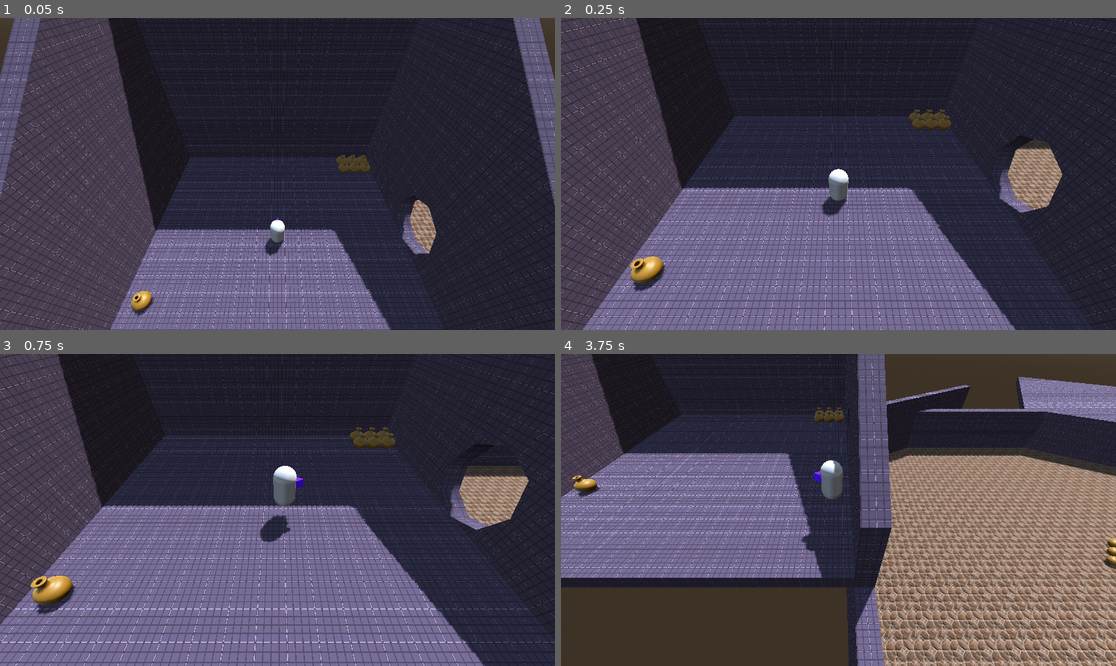
Above: before the commit, frames 1-4 (two rows, left to right).
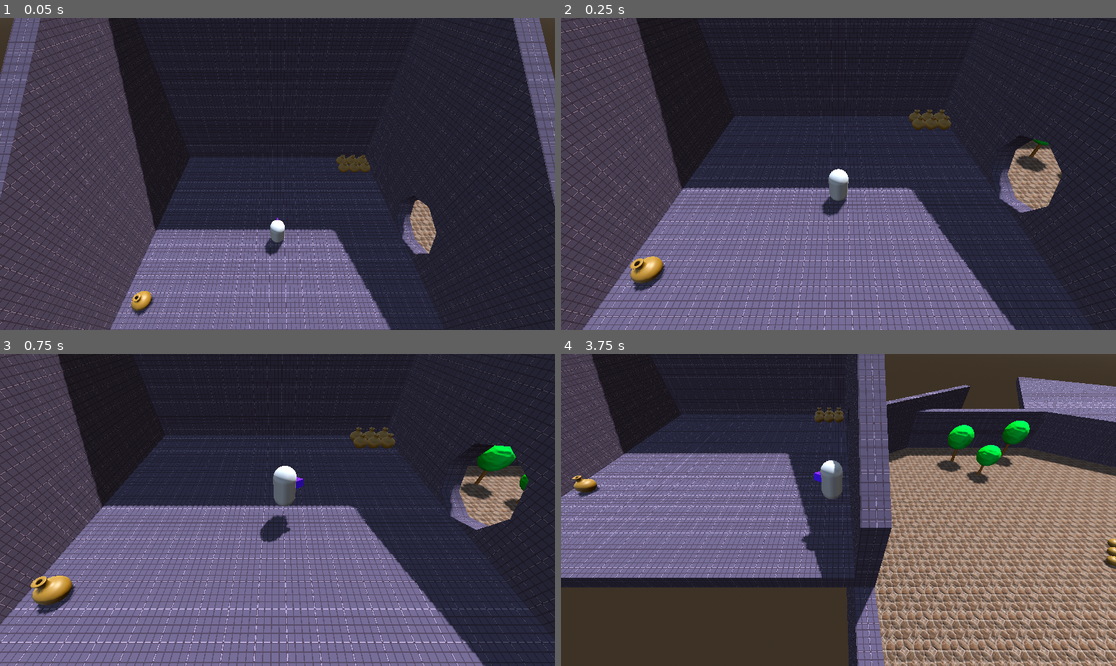
Above: after the commit, the same moments.

Repository: LipskiDev/GodotWildJam86
Game: Godot game, scene res://level/test_level_ferdi.tscn
The game is run twice, just before and just after one commit, with the same random seed, the same clock (stepped at 60 frames per second) and the same inputs.
Inputs:
- Up to frame 1 (0.05 s): no input
- Up to frame 2 (0.25 s): no input
- Up to frame 3 (0.75 s): tap Enter (attack) at 0.5 s; hold D (right) from 0.53 s (still down); tap Space (jump) at 0.6 s
- Up to frame 4 (3.75 s): tap Space (jump) at 0.77, 1.07, 1.52, 1.55, 1.82, 2.3, 2.85, 3.02, 3.32 s; release D (right) at 1.28 s; hold S (back) 1.28-2.03 s; tap Enter (attack) at 1.35 s; hold D (right) 2.03-2.78 s; hold Shift (dash) 2.03-2.78 s; hold W (forward) 2.78-3.53 s; hold A (left) from 3.53 s (still down); hold Enter (attack) from 3.53 s (still down)

Frame 1 is identical in both runs. In frame 2, 0.3% of the frame differs, in the area x 81-91%, y 38-52%; in frame 3, 0.8%; in frame 4, 1.2%, in the area x 67-85%, y 21-42%.

Commit message:
bäume waren weg omegalul

Diff:
--- a/project/entities/enemies/Jens.tscn
+++ b/project/entities/enemies/Jens.tscn
@@ -1151,6 +1151,7 @@
 metadata/_custom_type_script = "uid://cpg4wec8mcqnv"
 
 [node name="GroundSmokeTrail" parent="." instance=ExtResource("8_tjn76")]
+transform = Transform3D(1, 0, 0, 0, 1, 0, 0, 0, 1, 0, -0.47239113, 0)
 pos_leeway = 1.0
 min_velocity = 0.1
 
--- /dev/null
+++ b/project/entities/objects/tree/tree.gd
@@ -0,0 +1,24 @@
+extends StaticBody3D
+
+
+@onready var leafs: MeshInstance3D = $Leafs
+
+
+# Called when the node enters the scene tree for the first time.
+func _ready() -> void:
+	pass # Replace with function body.
+
+
+# Called every frame. 'delta' is the elapsed time since the previous frame.
+func _process(_delta: float) -> void:
+	pass
+
+
+func take_damage(_amount: int) -> void:
+	$CPUParticles3D.emitting = true
+
+	var radius = leafs.mesh.radius
+
+	var tween = get_tree().create_tween()
+	$Leafs.mesh.radius = radius * 0.5
+	tween.tween_property($Leafs.mesh, "radius", radius, 0.5).set_trans(Tween.TRANS_ELASTIC).set_ease(Tween.EASE_OUT)
--- /dev/null
+++ b/project/entities/objects/tree/tree.tscn
@@ -0,0 +1,144 @@
+[gd_scene load_steps=21 format=3 uid="uid://r3rjtqvtt0jf"]
+
+[ext_resource type="Script" uid="uid://cfpt2kn8c6vlw" path="res://entities/objects/tree/tree.gd" id="1_ithg8"]
+
+[sub_resource type="CylinderShape3D" id="CylinderShape3D_80gp8"]
+height = 4.8669434
+radius = 0.2626953
+
+[sub_resource type="Curve" id="Curve_rr3vf"]
+_data = [Vector2(0, 0), 0.0, 4.3075175, 0, 0, Vector2(0.50636125, 1), 0.0, 0.0, 0, 0, Vector2(1, 0), -3.5583792, 0.0, 0, 0]
+point_count = 3
+
+[sub_resource type="StandardMaterial3D" id="StandardMaterial3D_0jxth"]
+transparency = 1
+vertex_color_use_as_albedo = true
+billboard_mode = 3
+particles_anim_h_frames = 1
+particles_anim_v_frames = 1
+particles_anim_loop = false
+
+[sub_resource type="RibbonTrailMesh" id="RibbonTrailMesh_xr40p"]
+material = SubResource("StandardMaterial3D_0jxth")
+size = 0.2
+sections = 6
+section_length = 0.05
+curve = SubResource("Curve_rr3vf")
+
+[sub_resource type="Curve" id="Curve_5y7fe"]
+_limits = [0.0, 200.0, 0.0, 1.0]
+_data = [Vector2(0, 52.78311), 0.0, 0.0, 0, 0, Vector2(0.29177058, 0), 0.0, 0.0, 0, 0]
+point_count = 2
+
+[sub_resource type="Curve" id="Curve_qppn4"]
+_limits = [0.0, 100.0, 0.0, 1.0]
+_data = [Vector2(0, 51.34357), 0.0, -169.01614, 0, 0, Vector2(1, 1), 0.0, 0.0, 0, 0]
+point_count = 2
+
+[sub_resource type="Gradient" id="Gradient_srgsp"]
+colors = PackedColorArray(0, 0.41960785, 0, 0.78431374, 0, 0.41960785, 0, 0)
+
+[sub_resource type="Gradient" id="Gradient_80gp8"]
+offsets = PackedFloat32Array(0.07977208, 0.994302)
+colors = PackedColorArray(0.2924487, 0.16262016, 0.021650607, 1, 0.4823616, 0.3184431, 0.15390721, 1)
+
+[sub_resource type="GradientTexture2D" id="GradientTexture2D_ithg8"]
+gradient = SubResource("Gradient_80gp8")
+fill_from = Vector2(0.5, 0.5)
+fill_to = Vector2(1, 0.5)
+repeat = 2
+metadata/_snap_enabled = true
+
+[sub_resource type="FastNoiseLite" id="FastNoiseLite_80gp8"]
+noise_type = 2
+fractal_type = 3
+
+[sub_resource type="NoiseTexture2D" id="NoiseTexture2D_ithg8"]
+noise = SubResource("FastNoiseLite_80gp8")
+seamless = true
+as_normal_map = true
+
+[sub_resource type="StandardMaterial3D" id="StandardMaterial3D_rr3vf"]
+albedo_texture = SubResource("GradientTexture2D_ithg8")
+metallic_specular = 0.0
+normal_enabled = true
+normal_texture = SubResource("NoiseTexture2D_ithg8")
+
+[sub_resource type="CylinderMesh" id="CylinderMesh_0jxth"]
+material = SubResource("StandardMaterial3D_rr3vf")
+top_radius = 0.15
+bottom_radius = 0.2
+height = 3.0
+
+[sub_resource type="Gradient" id="Gradient_xr40p"]
+colors = PackedColorArray(0, 0.41960785, 0, 0.78431374, 0, 0.6901961, 0.24313726, 0.77254903)
+
+[sub_resource type="GradientTexture2D" id="GradientTexture2D_5y7fe"]
+gradient = SubResource("Gradient_xr40p")
+fill = 1
+fill_from = Vector2(0.5, 0.5)
+fill_to = Vector2(0.90000004, 0.1)
+repeat = 2
+metadata/_snap_enabled = true
+
+[sub_resource type="FastNoiseLite" id="FastNoiseLite_rr3vf"]
+frequency = 0.02
+fractal_type = 0
+
+[sub_resource type="NoiseTexture2D" id="NoiseTexture2D_0jxth"]
+resource_local_to_scene = true
+noise = SubResource("FastNoiseLite_rr3vf")
+seamless = true
+in_3d_space = true
+as_normal_map = true
+normalize = false
+
+[sub_resource type="StandardMaterial3D" id="StandardMaterial3D_qppn4"]
+resource_local_to_scene = true
+albedo_texture = SubResource("GradientTexture2D_5y7fe")
+metallic_specular = 0.0
+normal_enabled = true
+normal_texture = SubResource("NoiseTexture2D_0jxth")
+uv1_world_triplanar = true
+
+[sub_resource type="SphereMesh" id="SphereMesh_srgsp"]
+resource_local_to_scene = true
+material = SubResource("StandardMaterial3D_qppn4")
+radius = 1.5
+height = 3.5
+
+[node name="Tree" type="StaticBody3D"]
+script = ExtResource("1_ithg8")
+
+[node name="CollisionShape3D" type="CollisionShape3D" parent="."]
+transform = Transform3D(1, 0, 0, 0, 1, 0, 0, 0, 1, 0, 1.9415283, 0)
+shape = SubResource("CylinderShape3D_80gp8")
+
+[node name="CPUParticles3D" type="CPUParticles3D" parent="."]
+transform = Transform3D(1, 0, 0, 0, 1, 0, 0, 0, 1, 0, 3.0928822, 0)
+emitting = false
+amount = 32
+one_shot = true
+explosiveness = 0.8
+mesh = SubResource("RibbonTrailMesh_xr40p")
+emission_shape = 2
+emission_sphere_radius = 1.5
+direction = Vector3(0, -1, 0)
+angular_velocity_min = -100.0
+angular_velocity_max = 100.0
+radial_accel_max = 1.0
+radial_accel_curve = SubResource("Curve_5y7fe")
+damping_max = 0.3
+damping_curve = SubResource("Curve_qppn4")
+scale_amount_min = 0.0
+color_ramp = SubResource("Gradient_srgsp")
+
+[node name="Stem" type="MeshInstance3D" parent="."]
+transform = Transform3D(1, 0, 0, 0, 1, 0, 0, 0, 1, 0, 1, 0)
+mesh = SubResource("CylinderMesh_0jxth")
+skeleton = NodePath("")
+
+[node name="Leafs" type="MeshInstance3D" parent="."]
+transform = Transform3D(1, 0, 0, 0, 1, 0, 0, 0, 1, 0, 3.353256, 0)
+mesh = SubResource("SphereMesh_srgsp")
+skeleton = NodePath("")
--- a/project/entities/player/player.gd
+++ b/project/entities/player/player.gd
@@ -34,6 +34,7 @@
 
 	# Handle jump. and double jump
 	if Input.is_action_just_pressed("jump") and (on_floor or jumps > 0):
+		# catch case when player falls off a ledge and still has 2 jumps left
 		if jumps == max_jumps and not on_floor:
 			jumps -= 1
 		velocity.y = JUMP_VELOCITY
--- a/project/level/test_level_ferdi.tscn
+++ b/project/level/test_level_ferdi.tscn
@@ -7,6 +7,7 @@
 [ext_resource type="Material" uid="uid://bfb4l33pr5ja2" path="res://level/tools/wüsten_fliesen.tres" id="4_kqqdx"]
 [ext_resource type="PackedScene" uid="uid://ts0h3qr5grgg" path="res://entities/enemies/Jens.tscn" id="5_1hek3"]
 [ext_resource type="PackedScene" uid="uid://lg0rqoxmmrdx" path="res://entities/objects/vase/vase.tscn" id="6_kqqdx"]
+[ext_resource type="PackedScene" uid="uid://r3rjtqvtt0jf" path="res://entities/objects/tree/tree.tscn" id="6_o788b"]
 
 [sub_resource type="ProceduralSkyMaterial" id="ProceduralSkyMaterial_j55db"]
 sky_horizon_color = Color(0.66224277, 0.6717428, 0.6867428, 1)
@@ -147,6 +148,15 @@
 size = Vector3(5.640747, 2, 19.060318)
 material = ExtResource("3_lxehg")
 
+[node name="Tree" parent="NavigationRegion3D" instance=ExtResource("6_o788b")]
+transform = Transform3D(1, 0, 0, 0, 1, 0, 0, 0, 1, 35.16536, -17.508049, -15.898354)
+
+[node name="Tree3" parent="NavigationRegion3D" instance=ExtResource("6_o788b")]
+transform = Transform3D(1.1474003, -0.040925346, 0, 0.047410153, 0.9888625, 0.036041282, -0.0019041881, -0.039716817, 0.89734954, 26.356926, -17.508049, -14.26462)
+
+[node name="Tree2" parent="NavigationRegion3D" instance=ExtResource("6_o788b")]
+transform = Transform3D(0.9311418, 0.07767465, 0, -0.088429786, 0.7994224, 0.130809, 0.013441636, -0.121515006, 0.86056554, 28.710781, -17.822289, -10.516256)
+
 [node name="gegner" type="Node" parent="."]
 
 [node name="Jens" parent="gegner" instance=ExtResource("5_1hek3")]
--- a/project/level/tools/wüsten_fliesen.tres
+++ b/project/level/tools/wüsten_fliesen.tres
@@ -11,4 +11,3 @@
 uv1_scale = Vector3(0.5, 0.5, 0.5)
 uv1_triplanar = true
 uv1_world_triplanar = true
-texture_filter = 5
Not shown, added: project/entities/objects/tree/tree.gd.uid
Not shown: 1 places in project/level/test_level_ferdi.tscn that only renumber resources
